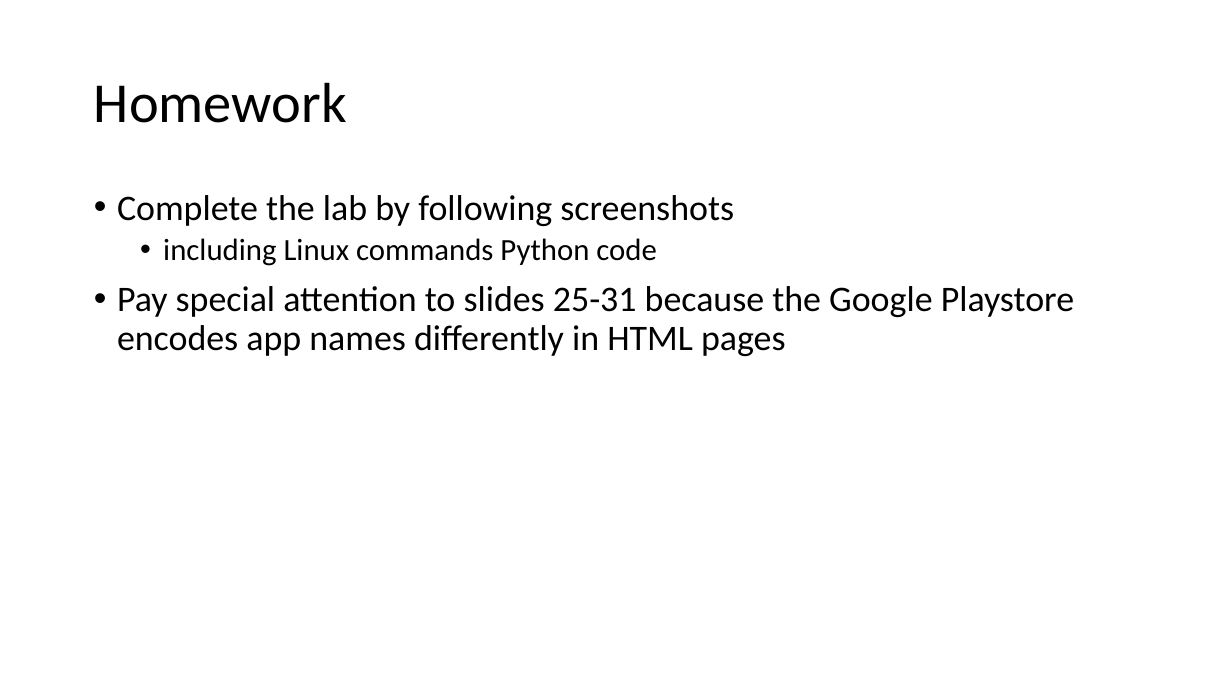
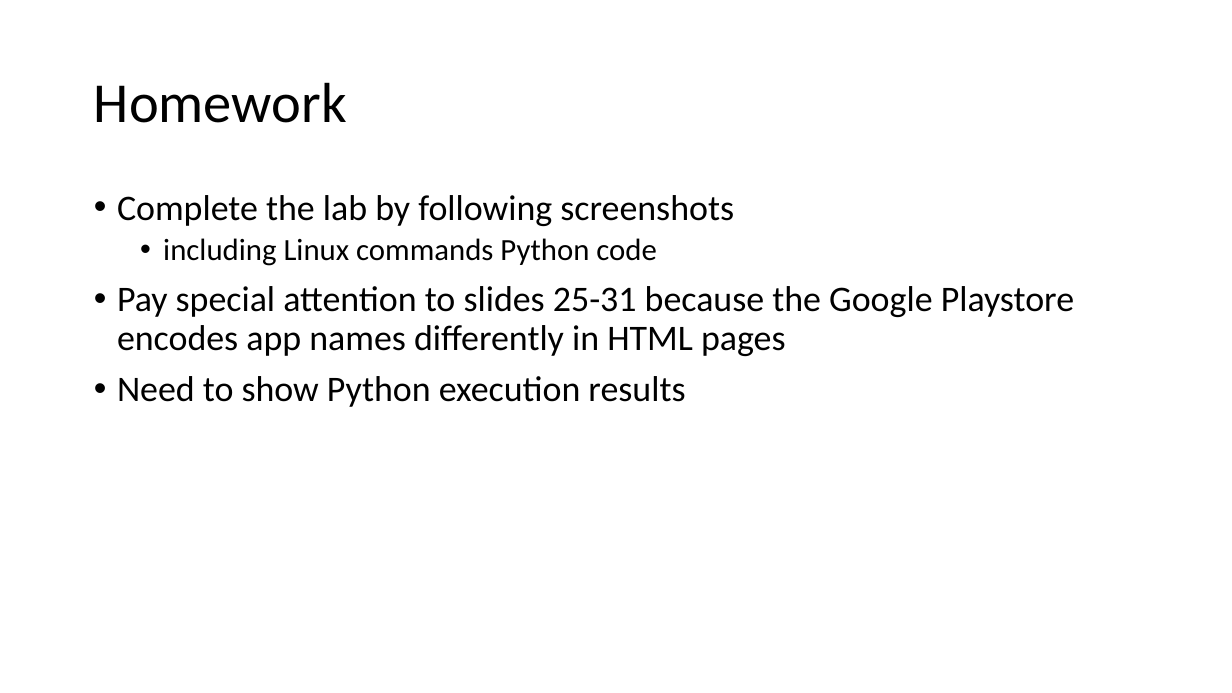
Before and after one commit to frankwxu/digital-forensics-lab, a slide deck: slide 32 of Andriod10/1_Pixel3_Image.pptx. Drawn at 1232x693 pixels with LibreOffice and Linux fonts; fonts in the diff are those of the drawing; background and template pictures are left out. Boxes give left, top, right and bottom in pixels: in the first picture for what was removed or moved away, otherwise in the second. Text is boxed around its words. In the diff, an @@ line names an element or a change of style, - is before the commit and + after.

```diff
--- a/Andriod10/1_Pixel3_Image.pptx
+++ b/Andriod10/1_Pixel3_Image.pptx
@@ text at box(117, 376, 685, 407): paragraph added @@
+• Need to show Python execution results
```
Also in this commit, not shown: 2 other slides changed, 1 other file.
